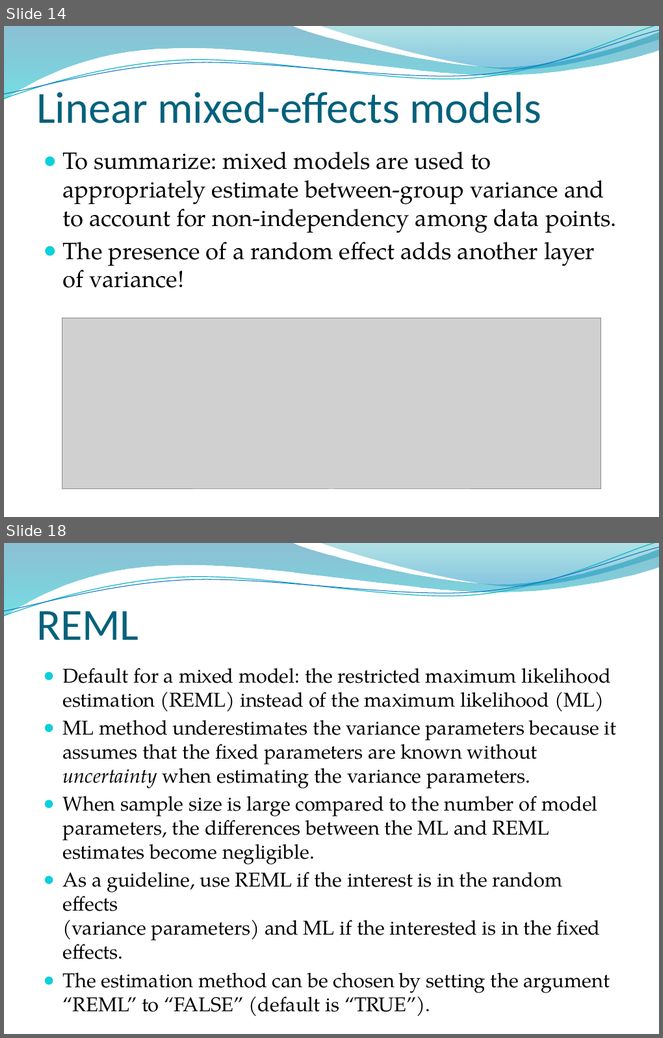
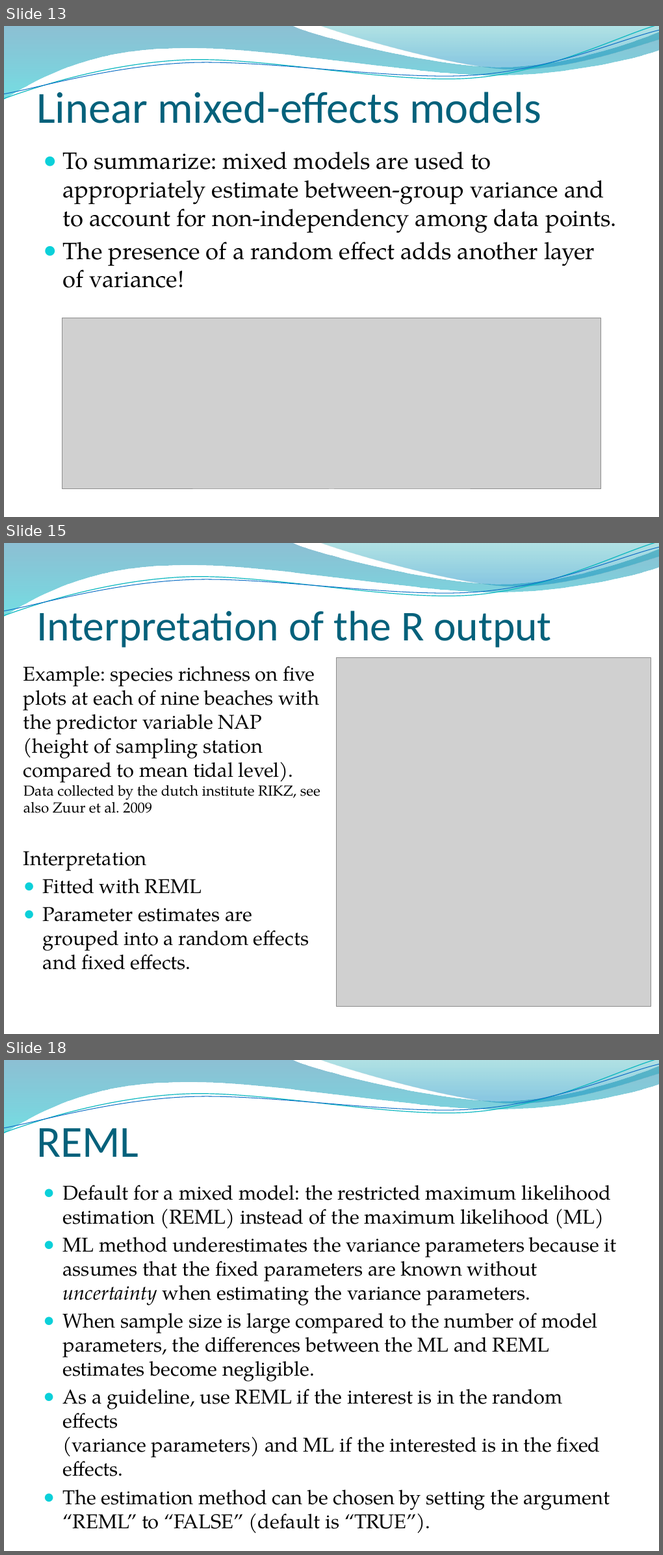
Before and after one commit to ricschuster/R_Workshop_Vienna_2018_02, a slide deck: ppts/Topic 7 Linear mixed-effects models (random effects).pptx. Shown one above the other, each under a label of ours: slides 14 and 18 before the commit, slides 13, 15 and 18 after it; the slides between them are not shown. The pictures are 663x1038 and 663x1555 pixels, drawn with LibreOffice and Linux fonts; fonts in the diff are those of the drawing; grey boxes stand for pictures; background and template pictures are left out. Boxes give left, top, right and bottom in pixels: in the first picture for what was removed or moved away, otherwise in the second. Text is boxed around its words. In the diff, an @@ line names an element or a change of style, - is before the commit and + after.

```diff
--- a/ppts/Topic 7 Linear mixed-effects models (random effects).pptx
+++ b/ppts/Topic 7 Linear mixed-effects models (random effects).pptx
@@ slide 15 added at [4,543,659,1034], background picture (left out); not listed: 4 template elements that a slide beside it also shows @@
@@ text added at [36,611,551,648], 46.8 pt, text #04617B @@
+Interpretation of the R output
@@ picture added at [337,658,651,1007] @@
@@ text added at [24,666,321,970], 22 pt, text #000000 @@
+Example: species richness on five plots at each of nine beaches with the predictor variable NAP (height of sampling station compared to mean tidal level). Data collected by the dutch institute RIKZ, see also Zuur et al. 2009
+Interpretation
+● Fitted with REML
+● Parameter estimates are grouped into a random effects and fixed effects.
@@ what was slide 14 is now slide 13 @@
```
Also in this commit, not shown: 5 slides changed, 2 other slides added, 3 slides removed, 1 other file.
